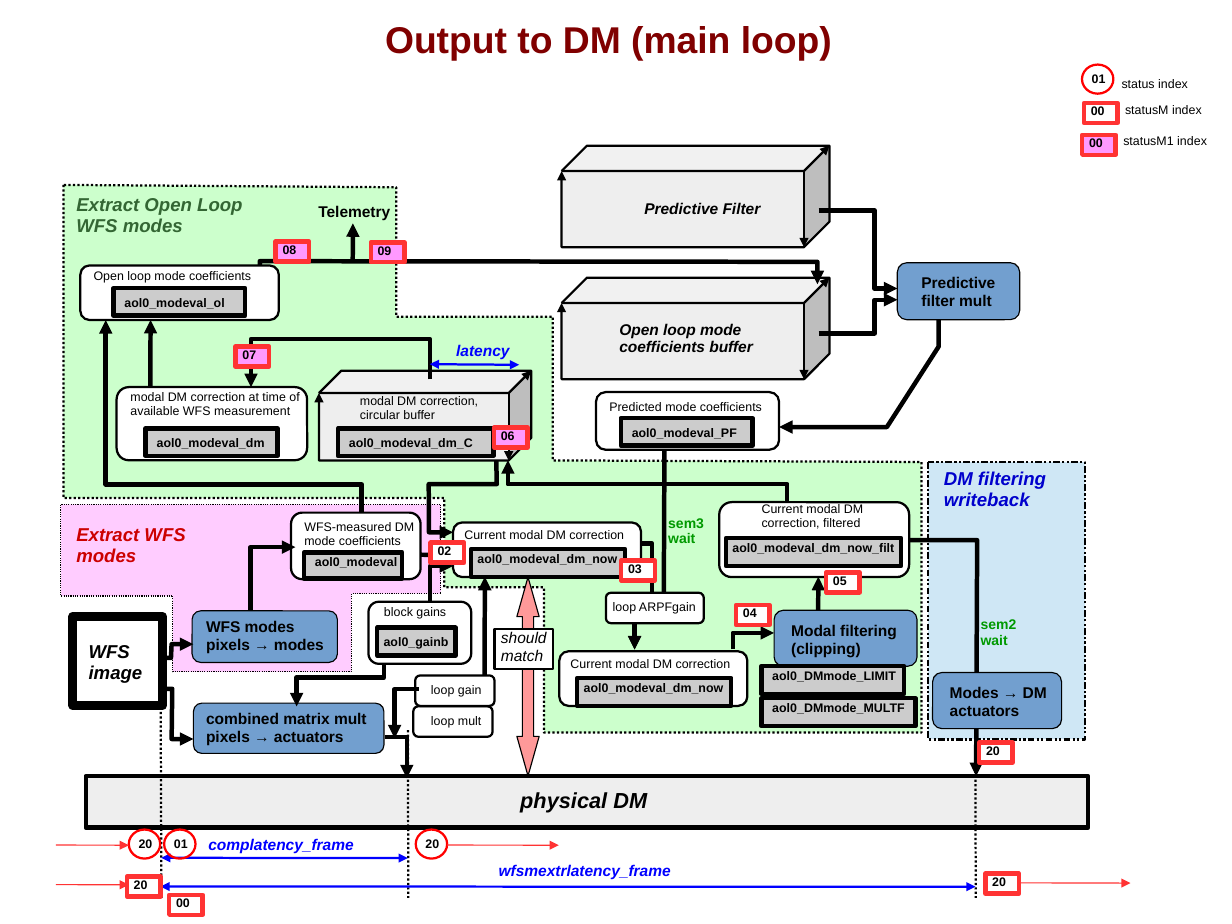
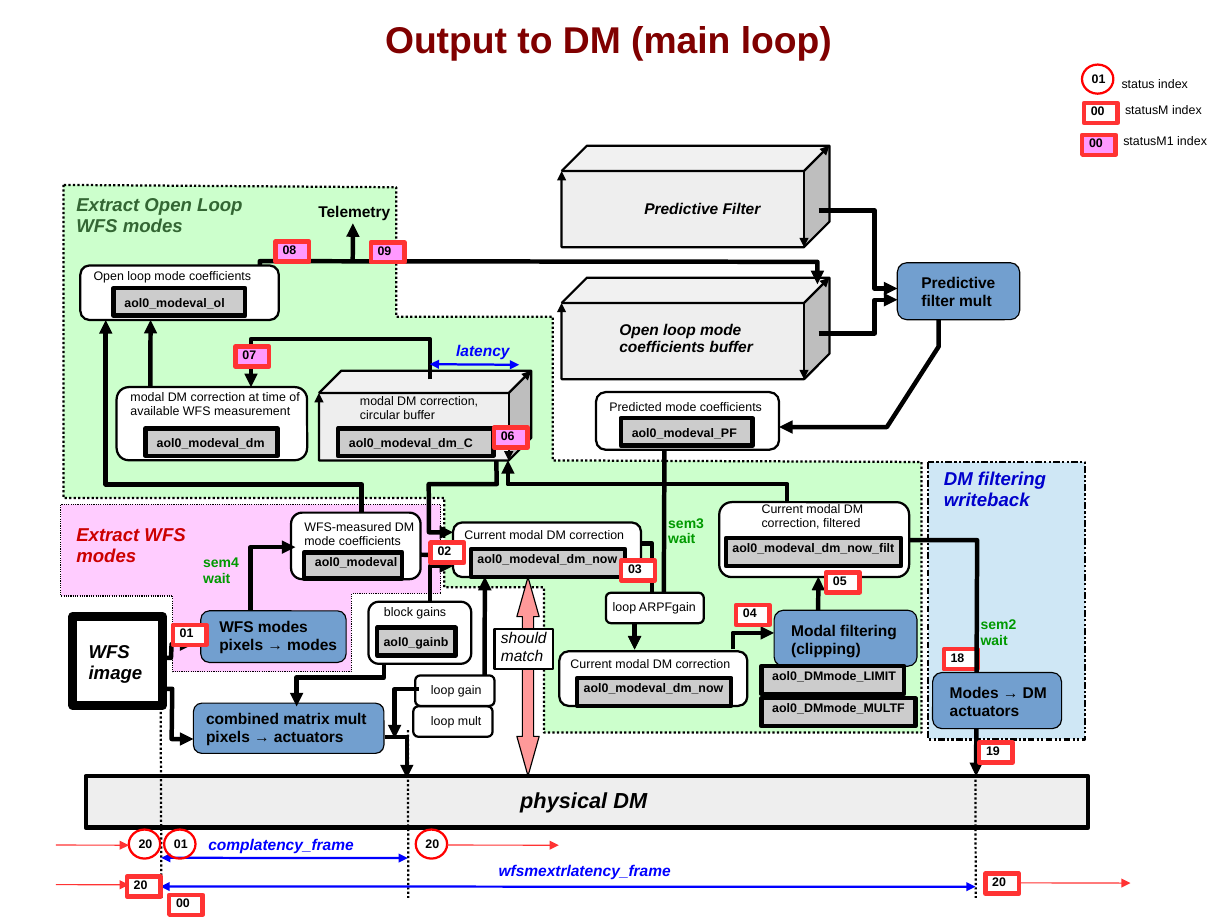
Before and after one commit to oguyon/Cfits, a slide deck: slide 6 of src/AOloopControl/doc/AOloopControl_figs.ppt. Drawn at 1232x924 pixels with LibreOffice and Linux fonts; fonts in the diff are those of the drawing. Boxes give left, top, right and bottom in pixels: in the first picture for what was removed or moved away, otherwise in the second. Text is boxed around its words. In the diff, an @@ line names an element or a change of style, - is before the commit and + after.

```diff
--- a/src/AOloopControl/doc/AOloopControl_figs.ppt
+++ b/src/AOloopControl/doc/AOloopControl_figs.ppt
@@ text added at bbox=[203, 557, 239, 583], 9 pt, text #009900, bold @@
+sem4 wait
@@ rectangle added at bbox=[173, 625, 207, 645], fill #FFFFFF, outline #FF3333 2.89 pt @@
@@ text added at bbox=[180, 628, 194, 637], 8 pt, text #000000, bold @@
+01
@@ rounded rectangle: place and size @@
-rounded rectangle at bbox=[192, 612, 338, 663]
+rounded rectangle at bbox=[201, 612, 347, 663]
@@ text "WFS modes": place and size @@
-text "WFS modes" at bbox=[206, 620, 324, 653]
+text "WFS modes" at bbox=[219, 620, 337, 653]
@@ rectangle added at bbox=[945, 650, 978, 670], fill #FFFFFF, outline #FF3333 2.89 pt @@
@@ text added at bbox=[951, 653, 965, 662], 8 pt, text #000000, bold @@
+18
@@ text at bbox=[986, 746, 1000, 755]: text changed @@
-20
+19
```
Also in this commit, not shown: 1 other file.
